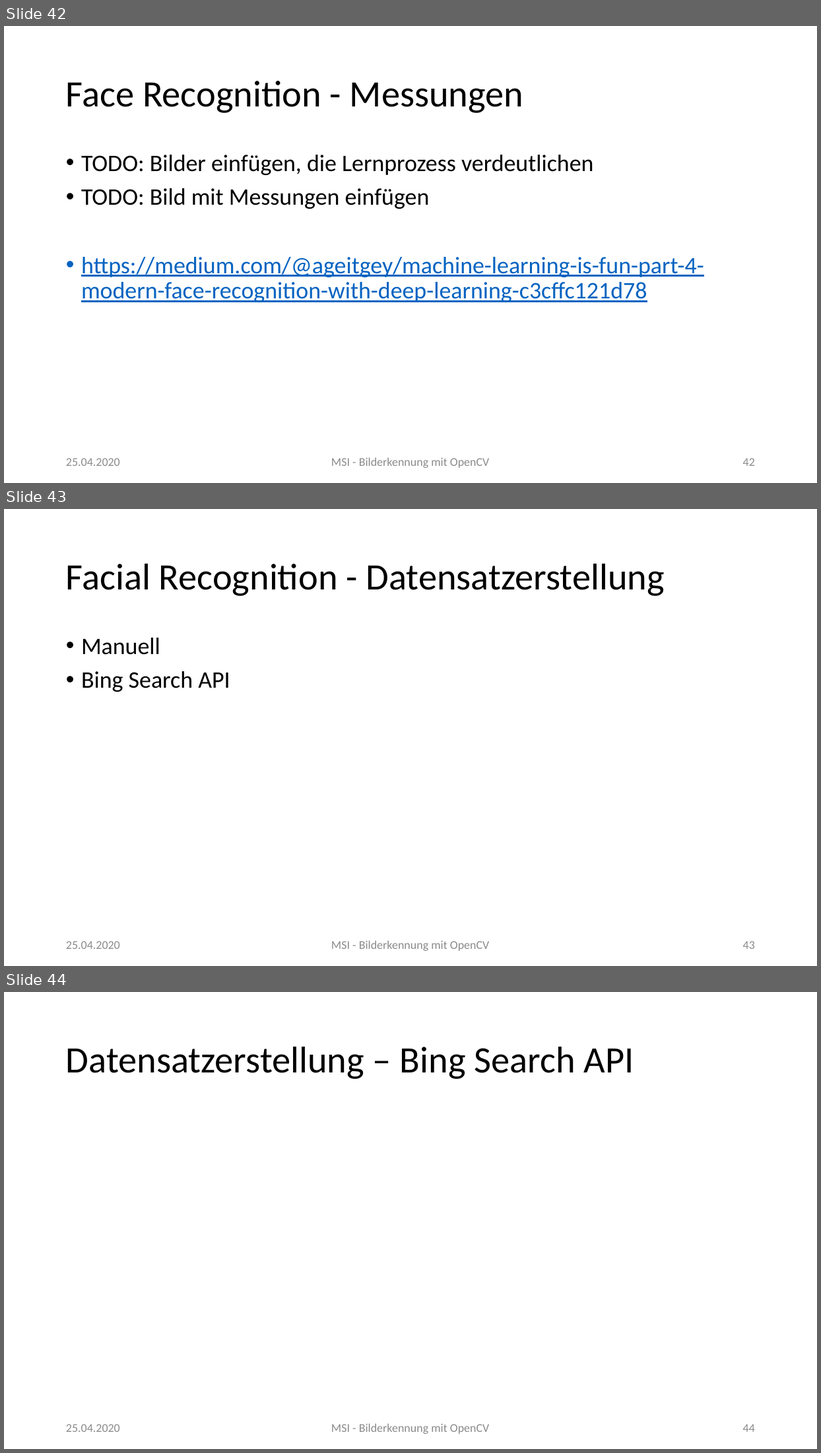
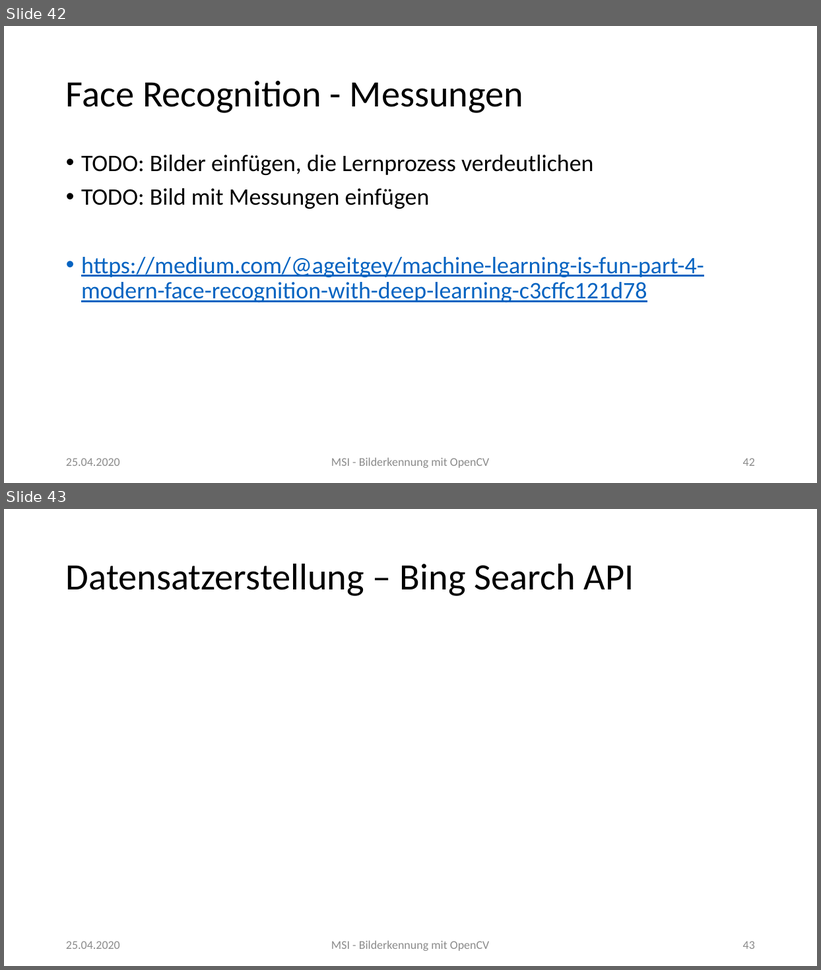
Before and after one commit to MarkusClln/MSI, a slide deck: Bilderkennung mit OpenCV.pptx. Shown one above the other, each under a label of ours: slides 42, 43 and 44 before the commit, slides 42 and 43 after it. The pictures are 821x1453 and 821x970 pixels, drawn with LibreOffice and Linux fonts; fonts in the diff are those of the drawing. Boxes give left, top, right and bottom in pixels: in the first picture for what was removed or moved away, otherwise in the second. Text is boxed around its words. In the diff, an @@ line names an element or a change of style, - is before the commit and + after.

```diff
--- a/Bilderkennung mit OpenCV.pptx
+++ b/Bilderkennung mit OpenCV.pptx
@@ slide 43 removed at (x1=4, y1=509, x2=817, y2=966), background #FFFFFF @@
@@ title removed at (x1=66, y1=563, x2=665, y2=596) @@
-Facial Recognition - Datensatzerstellung
@@ text removed at (x1=81, y1=638, x2=230, y2=692) @@
-• Manuell
-• Bing Search API
@@ text removed at (x1=66, y1=941, x2=120, y2=949) @@
-25.04.2020
@@ text removed at (x1=331, y1=941, x2=490, y2=951) @@
-MSI - Bilderkennung mit OpenCV
@@ page number removed at (x1=743, y1=941, x2=755, y2=949) @@
-43
@@ what was slide 44 is now slide 43 @@
@@ page number at (x1=743, y1=941, x2=755, y2=949): text changed @@
-44
+43
```
Also in this commit, not shown: 7 slides changed, 1 other slide removed, 7 other files.
